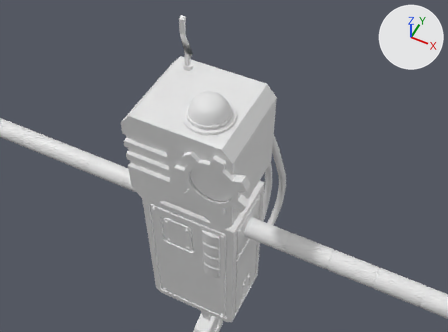
What one commit did to the FBX model Assets/RoguelikeGame/Models/Rusty_Robo (Updated).fbx.
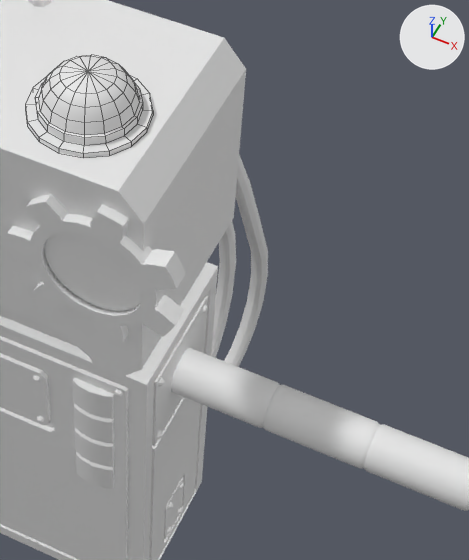
Each version is shown from a 50 mm lens placed at (0.962, -1.701, 3.922), pointed at (0.215, -0.207, 2.055), then close up on the part from 38% to 83% of the width and 20% to 93% of the height. Lighting does not change. The marker at upper right points along +X, +Y and +Z. The close-ups show mesh edges as thin lines. Materials are left out; every surface is plain grey. Where no turn or scale is listed for an object, it has been applied to the vertices.

In view in the first close-up: 'Body', 'Hat'.
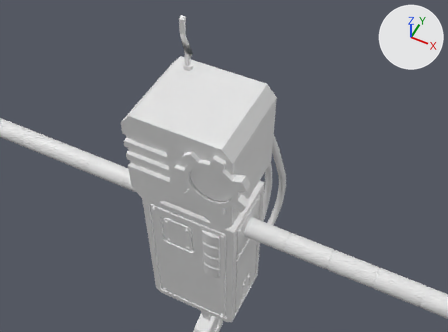
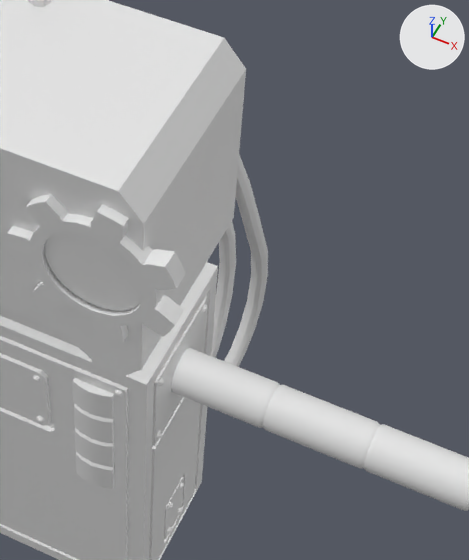
The change, as a list of edits to the scene's bpy script:
```text
Remove ob_hat:
    ob_hat = bpy.data.objects.new('Hat', me_cube_044)
    ob_hat.location = (0.082, -0.076, 2.202)
```

Changed parts and their boxes (x1, y1, x2, y2) in the close-ups (469 x 560 px):
'Hat', deleted: before (25, 55, 153, 157)
